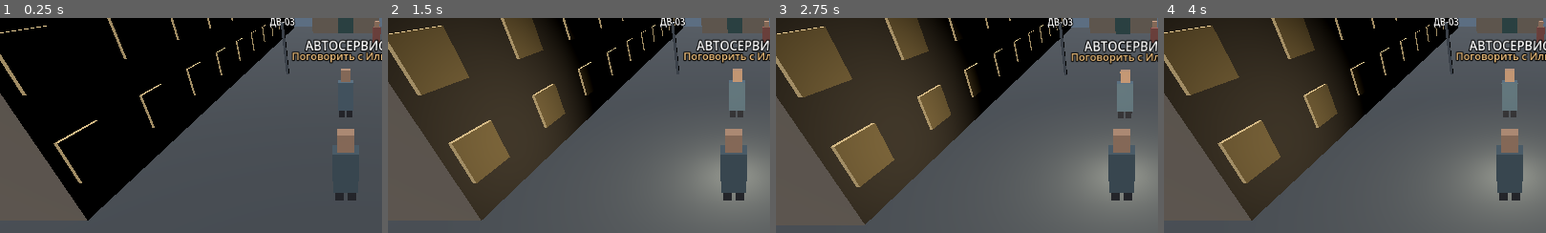
Above: before the commit, frames 1-4 (left to right).
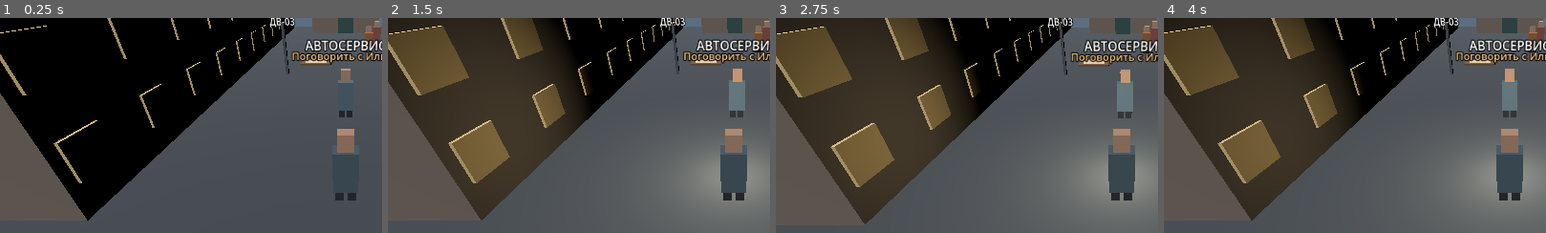
Above: after the commit, the same moments.

Repository: danilaextrem-afk/-
Game: Godot game, scene res://Content/District.tscn
The game is run twice, just before and just after one commit, with the same random seed, the same clock (stepped at 60 frames per second) and the same inputs. This scene is started directly instead of the project's main scene.
Inputs:
- Up to frame 1 (0.25 s): no input
- Up to frame 2 (1.5 s): click "Фонарь [F]" at 0.5 s; click "◀" at 1.25 s
- Up to frame 3 (2.75 s): click "▲" at 2 s
- Up to frame 4 (4 s): click "▼" at 2.75 s; click "▶" at 3.5 s
The pictures show only the part of the screen within x 5-55%, y 17-67%; the shares and areas given below are measured in that part.

The runs differ from the first frame. In frame 1, 0.3% of the frame differs, in the area x 78-98%, y 3-23%; in frame 2, 0.3%; in frame 3, 0.4%, in the area x 79-98%, y 3-23%; in frame 4, 0.3%.

Commit message:
Follow the pipe signal and carry the tenant decision into Marina’s archive

Diff:
--- a/Source/campaign_slot.gd
+++ b/Source/campaign_slot.gd
@@ -2,11 +2,12 @@
 
 const PATH := "user://district_v1.cfg"
 
-static func store_checkpoint(stage: int, evidence: String, path := PATH, finished := false) -> Error:
+static func store_checkpoint(stage: int, evidence: String, path := PATH, finished := false, tenant := "") -> Error:
 	var config := ConfigFile.new()
-	config.set_value("campaign", "version", 1)
+	config.set_value("campaign", "version", 2)
 	config.set_value("district", "stage", stage)
 	config.set_value("district", "finished", finished)
+	config.set_value("district", "tenant", tenant)
 	config.set_value("road", "evidence", evidence)
 	var result := config.save(path + ".tmp")
 	if result != OK:
@@ -17,10 +18,18 @@
 	var config := ConfigFile.new()
 	if not FileAccess.file_exists(path) or config.load(path) != OK:
 		return {}
-	if config.get_value("campaign", "version", 0) != 1:
+	var version = config.get_value("campaign", "version", 0)
+	if version not in [1,2]:
 		return {}
 	var stage = config.get_value("district", "stage", -1)
 	var evidence = config.get_value("road", "evidence", "")
-	if typeof(stage) != TYPE_INT or stage < 0 or stage > 7 or typeof(evidence) != TYPE_STRING:
+	if typeof(stage) != TYPE_INT or stage < 0 or stage > (7 if version == 1 else 11) or typeof(evidence) != TYPE_STRING:
 		return {}
-	return {"stage": stage, "evidence": evidence, "finished": stage == 7 and config.get_value("district","finished",false) == true}
+	var done = config.get_value("district","finished",false) == true
+	if version == 1 and stage == 7 and done:
+		stage = 8
+		done = false
+	var tenant = config.get_value("district","tenant","")
+	if stage >= 10 and tenant not in ["rescued","called"]:
+		return {}
+	return {"stage":stage,"evidence":evidence,"finished":stage == 11 and done,"tenant":tenant}
--- a/Source/district.gd
+++ b/Source/district.gd
@@ -1,9 +1,9 @@
 extends Node3D
 
 const Slot = preload("res://Source/campaign_slot.gd")
-enum Stage { ILYA, RECORDER, CAMERA, NEIGHBOR, ENTRANCE, LANDING, FALSE_DOOR, SIGN }
-const TARGETS := [Vector3(0,0,-6), Vector3(4,0,-8), Vector3(-4,0,-13), Vector3(3,0,-23), Vector3(0,0,-29), Vector3(0,0,-6), Vector3(3,0,-13), Vector3(-3,0,-16)]
-const ACTIONS := ["Поговорить с Ильёй","Проверить запись","Прочитать шильдик","Выслушать соседку","Войти в подъезд № 9","Осмотреть площадку","Посветить на замок","Зарисовать знак"]
+enum Stage { ILYA, RECORDER, CAMERA, NEIGHBOR, ENTRANCE, LANDING, FALSE_DOOR, SIGN, LISTEN, TENANT, MARINA, ARCHIVE }
+const TARGETS := [Vector3(0,0,-6), Vector3(4,0,-8), Vector3(-4,0,-13), Vector3(3,0,-23), Vector3(0,0,-29), Vector3(0,0,-6), Vector3(3,0,-13), Vector3(-3,0,-16), Vector3(-4,0,-8), Vector3(-4,0,-8), Vector3(2,0,-20), Vector3(-2,0,-13)]
+const ACTIONS := ["Поговорить с Ильёй","Проверить запись","Прочитать шильдик","Выслушать соседку","Войти в подъезд № 9","Осмотреть площадку","Посветить на замок","Зарисовать знак","Ответить на стук","Помочь выйти","Поговорить с Мариной","Сверить архивный план"]
 const HINTS := [
 	"Илья ждёт под вывеской мастерской.",
 	"Илья: «Мне ролик тоже переслали. Оригинал ищи на регистраторе у верстака».",
@@ -12,7 +12,12 @@
 	"Соседка: «Саша пошёл за ключами. Слышу его за дверью, а домой он так и не вернулся». Найди девятый подъезд.",
 	"Дверь захлопнулась. У почтовых ящиков мелькнула тень. Дойди до площадки.",
 	"Голос соседки доносится из квартиры справа. Включи фонарь и осмотри замок.",
-	"У двери нет замочной скважины. Слева под краской видна насечка. Зарисуй её."
+	"У двери нет замочной скважины. Слева под краской видна насечка. Зарисуй её.",
+	"Из квартиры зовут голосом соседки. Отойди от двери и прислушайся к трубам.",
+	"Александр: «Два коротких, один длинный. Это я. Засов снаружи!» Можно открыть или вызвать помощь.",
+	"Во дворе у лавки ждёт журналистка Марина Белова.",
+	"На столе разложена старая карта. Сопоставь отметку у часовни с зарисовкой."
+
 ]
 var stage := Stage.ILYA
 var evidence := ""
@@ -28,6 +33,12 @@
 var keys := {}
 var slot_path := Slot.PATH
 var finished := false
+var tenant := ""
+var alternative: Button
+var knock := preload("res://Source/pipe_knock.gd").new()
+var archive_sheet := Node3D.new()
+var knock_wait := 0.0
+var survivor := Node3D.new()
 var notice := ""
 var sign_mark := Node3D.new()
 
@@ -94,6 +105,20 @@
 	seal.rotation.x = PI/2
 	sign_mark.add_child(seal)
 	box(sign_mark,Vector3(0,0,.02),Vector3(.045,.75,.05),"d5bf97").rotation.z = -.45
+	inside.add_child(knock)
+	knock.position = TARGETS[Stage.LISTEN] + Vector3.UP
+	box(inside,knock.position,Vector3(.22,2.7,.22),"8b7158")
+	outside.add_child(survivor)
+	person(survivor,Vector3(-1,0,-20),"4f6454")
+	person(outside,TARGETS[Stage.MARINA],"99663d")
+	box(outside,TARGETS[Stage.ARCHIVE]+Vector3.UP*.76,Vector3(2,.14,1.1),"765943")
+	box(outside,TARGETS[Stage.ARCHIVE]+Vector3.UP*.85,Vector3(1.4,.025,.8),"dcc69f")
+	outside.add_child(archive_sheet)
+	archive_sheet.position = TARGETS[Stage.ARCHIVE]+Vector3.UP*.875
+	for offset in [-.37,0,.37]:
+		box(archive_sheet,Vector3(offset,0,0),Vector3(.022,.012,.67),"655d50")
+	box(archive_sheet,Vector3(0,0,.14),Vector3(1.19,.012,.022),"655d50")
+	box(archive_sheet,Vector3(.23,.008,-.13),Vector3(.19,.012,.14),"884235")
 	inside.add_child(shadow)
 	person(shadow,Vector3.ZERO,"15121e")
 	shadow.position = Vector3(2.8,0,-9)
@@ -144,6 +169,8 @@
 		keys[pair[0]] = control(row,pair[1])
 	action = control(row,"Осмотреть [E]")
 	action.pressed.connect(interact)
+	alternative = control(row,"Вызвать помощь [R]")
+	alternative.pressed.connect(call_help)
 	control(row,"Фонарь [F]").pressed.connect(toggle_light)
 	control(row,"Журнал").pressed.connect(func(): logbook.visible = not logbook.visible)
 	var state: Dictionary = get_tree().get_meta("district_entry",{})
@@ -151,21 +178,26 @@
 		get_tree().remove_meta("district_entry")
 	stage = state.get("stage",0)
 	evidence = state.get("evidence","")
+	tenant = state.get("tenant","")
 	finished = state.get("finished",false)
 	if stage > 0:
 		avatar.position = TARGETS[stage] + Vector3(0,0,2.8)
 	set_view()
 
 func set_view() -> void:
-	outside.visible = stage < Stage.LANDING
+	outside.visible = stage < Stage.LANDING or stage >= Stage.MARINA
+	survivor.visible = tenant == "rescued"
+	archive_sheet.visible = stage == Stage.ARCHIVE
 	inside.visible = not outside.visible
-	sign_mark.visible = stage == Stage.SIGN
+	sign_mark.visible = stage >= Stage.SIGN
 	shadow.visible = stage == Stage.LANDING
 	marker.position = TARGETS[stage] + Vector3(0,2.75,0)
 	marker.text = ACTIONS[stage]
-	marker.visible = not finished
+	marker.visible = not finished and stage != Stage.LISTEN
 	hud.text = "Москва · " + ("Девятый подъезд" if inside.visible else "Двор автосервиса") + "\n"
-	hud.text += "Первый знак Завесы зарисован. След в журнале." if finished else HINTS[stage]
+	hud.text += "Архивная отметка совпала: старая часовня стояла на месте котельной. Адрес записан." if finished else HINTS[stage]
+	if stage == Stage.ARCHIVE:
+		hud.text += "\n" + ("Марина: «Саша подтвердил твои слова. Бери мой оригинал плана»." if tenant == "rescued" else "Марина: «Пока бригада разбирается, сверим только копию».")
 	if not notice.is_empty():
 		hud.text += "\n" + notice
 	logbook.text = "Телефон Кирилла\n" + evidence
@@ -173,8 +205,14 @@
 		logbook.text += "\nДВ-03 снимала двор. В исходном файле — пожар."
 	if stage >= Stage.ENTRANCE:
 		logbook.text += "\nПропал Александр, жилец девятого подъезда."
+	if stage > Stage.SIGN:
+		logbook.text += "\nНа косяке: разомкнутое кольцо, перечёркнутое чертой."
+	if stage >= Stage.MARINA:
+		logbook.text += "\n" + ("Александр вышел со мной." if tenant == "rescued" else "Спасателям передан номер подъезда.")
 	if finished:
-		logbook.text += "\nНа косяке: разомкнутое кольцо, перечёркнутое чертой."
+		logbook.text += "\nАрхив: под котельной сохранился подвал часовни."
+		if tenant == "rescued":
+			logbook.text += "\nПомета на обороте оригинала: второй спуск за угольным люком."
 	update_action()
 
 func toggle_light() -> void:
@@ -185,6 +223,7 @@
 func update_action() -> void:
 	action.visible = not finished and avatar.position.distance_to(TARGETS[stage]) < 2.7
 	action.text = ACTIONS[stage] + " [E]"
+	alternative.visible = action.visible and stage == Stage.TENANT
 
 func interact() -> void:
 	if finished or avatar.position.distance_to(TARGETS[stage]) >= 2.7:
@@ -194,21 +233,31 @@
 		set_view()
 		return
 	notice = ""
-	if stage == Stage.SIGN:
+	if stage == Stage.TENANT and tenant.is_empty():
+		tenant = "rescued"
+	if stage == Stage.ARCHIVE:
 		finished = true
 	else:
 		stage += 1
 		if stage == Stage.LANDING:
 			avatar.position = Vector3.ZERO
-	if Slot.store_checkpoint(stage,evidence,slot_path,finished) != OK:
+		elif stage == Stage.MARINA:
+			avatar.position = TARGETS[Stage.ENTRANCE]
+	if Slot.store_checkpoint(stage,evidence,slot_path,finished,tenant) != OK:
 		notice = "Не удалось записать контрольную точку."
 	set_view()
+
+func call_help() -> void:
+	if stage == Stage.TENANT and avatar.position.distance_to(TARGETS[stage]) < 2.7:
+		tenant = "called"
+		interact()
 
 func _unhandled_key_input(key: InputEvent) -> void:
 	if key is InputEventKey and key.pressed and not key.echo:
 		match key.physical_keycode:
 			KEY_E: interact()
 			KEY_F: toggle_light()
+			KEY_R: call_help()
 
 func _physics_process(delta: float) -> void:
 	var direction := Input.get_vector("ui_left","ui_right","ui_up","ui_down")
@@ -217,6 +266,13 @@
 	avatar.position += Vector3(direction.x,0,direction.y)*delta*4.6
 	avatar.position.x = clampf(avatar.position.x,-5,5)
 	avatar.position.z = clampf(avatar.position.z,-19 if inside.visible else -30,1)
+	if stage == Stage.LISTEN:
+		knock_wait -= delta
+		if knock_wait <= 0:
+			knock.play()
+			knock_wait = 3.0
+		var near_pipe := avatar.position.distance_to(TARGETS[stage]) < 5.5
+		hud.text = HINTS[stage] + ("\n[Рядом: три удара по трубе.]" if near_pipe else "\n[Глухой стук у левой стены, ближе к почтовым ящикам.]")
 	if shadow.visible:
 		shadow.position.x = 2.8*sin(Time.get_ticks_msec()*.001)
 	update_action()
--- /dev/null
+++ b/Source/pipe_knock.gd
@@ -0,0 +1,22 @@
+extends AudioStreamPlayer3D
+
+# A short resonant impact, repeated three times by the missing tenant.
+func _ready() -> void:
+	var rate := 12000
+	var bytes := PackedByteArray()
+	bytes.resize(rate * 2)
+	for i in rate:
+		var t := float(i)/rate
+		var value := 0.0
+		for start in [0.0,0.20,0.64]:
+			var age: float = t-start
+			if age >= 0:
+				value += exp(-25*age)*sin(TAU*310*age) + .4*exp(-34*age)*sin(TAU*793*age)
+		bytes.encode_s16(i*2,roundi(12000*value))
+	var sound := AudioStreamWAV.new()
+	sound.mix_rate = rate
+	sound.format = AudioStreamWAV.FORMAT_16_BITS
+	sound.data = bytes
+	stream = sound
+	unit_size = 4
+	max_distance = 22
--- a/Tests/district_test.gd
+++ b/Tests/district_test.gd
@@ -31,7 +31,7 @@
 	check(not clue.is_empty() and district.evidence == clue,"road evidence transfer")
 	district.interact()
 	check(district.stage == 0,"cannot use distant targets")
-	for i in 8:
+	for i in 12:
 		var target: Vector3 = district.TARGETS[i]
 		for frame in 900:
 			var delta_pos: Vector3 = target-district.avatar.position
@@ -51,7 +51,7 @@
 			district.toggle_light()
 		district.action.pressed.emit()
 		var stored := Slot.resume(slot)
-		check(stored.get("stage") == mini(7,i+1),"checkpoint %d" % i)
+		check(stored.get("stage") == mini(11,i+1),"checkpoint %d" % i)
 		if i == 4:
 			change_scene_to_file("res://Content/NightRoad.tscn")
 			await scene_changed
@@ -64,7 +64,7 @@
 			district = current_scene
 			district.slot_path = slot
 			check(district.stage == 5 and district.evidence == clue and district.inside.visible,"resume interior")
-	check(district.finished and Slot.resume(slot).finished and district.sign_mark.visible,"finish and persist sign")
+	check(district.finished and Slot.resume(slot).finished and district.tenant == "rescued" and "угольным" in district.logbook.text,"finish archive and keep witness note")
 	DirAccess.remove_absolute(ProjectSettings.globalize_path(slot))
 	print("District campaign: ", "PASS" if failures.is_empty() else str(failures))
 	quit(int(not failures.is_empty()))
--- /dev/null
+++ b/Tests/tenant_checkpoint_test.gd
@@ -0,0 +1,45 @@
+extends SceneTree
+const Slot = preload("res://Source/campaign_slot.gd")
+var failures := []
+func _initialize() -> void:
+	call_deferred("run")
+
+func run() -> void:
+	var path := "user://tenant-test-%d.cfg" % Time.get_ticks_usec()
+	var legacy := ConfigFile.new()
+	legacy.set_value("campaign","version",1)
+	legacy.set_value("district","stage",7)
+	legacy.set_value("district","finished",true)
+	legacy.set_value("road","evidence","Дорожная улика")
+	legacy.save(path)
+	var saved := Slot.resume(path)
+	if saved.stage != 8 or saved.finished or saved.evidence != "Дорожная улика":
+		failures.append("v1 migration")
+	set_meta("district_entry",saved)
+	change_scene_to_file("res://Content/District.tscn")
+	await scene_changed
+	var district = current_scene
+	district.slot_path = path
+	district.avatar.position = district.TARGETS[8]
+	district._physics_process(0.02)
+	if "три удара" not in district.hud.text or district.knock.stream == null:
+		failures.append("knock cue")
+	district.interact()
+	district.call_help()
+	saved = Slot.resume(path)
+	if saved.stage != 10 or saved.tenant != "called":
+		failures.append("call checkpoint")
+	set_meta("district_entry",saved)
+	change_scene_to_file("res://Content/District.tscn")
+	await scene_changed
+	district = current_scene
+	district.slot_path = path
+	for stage in [10,11]:
+		district.avatar.position = district.TARGETS[stage]
+		district.interact()
+	if not district.finished or district.survivor.visible or "копию" not in district.hud.text or "угольным" in district.logbook.text:
+		failures.append("copy consequence")
+	DirAccess.remove_absolute(ProjectSettings.globalize_path(path))
+	await create_timer(.35).timeout
+	print("Tenant checkpoint: ", "PASS" if failures.is_empty() else str(failures))
+	quit(int(not failures.is_empty()))
Not shown, changed: Docs/06_DECISIONS_CHANGELOG.md
Not shown, changed: Docs/07_PROGRESS_STATE.md
